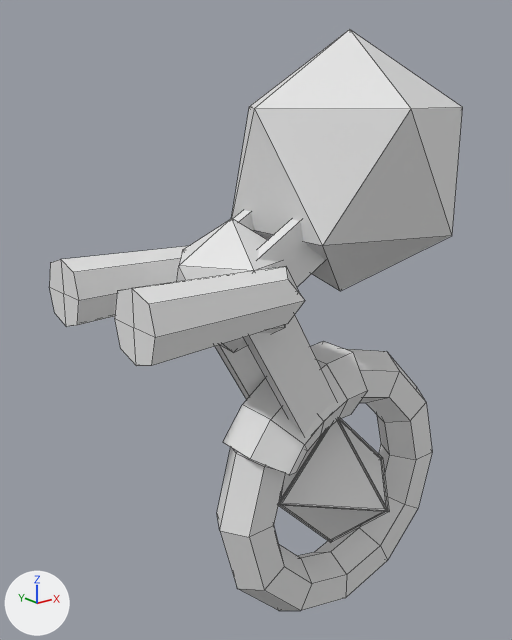
A saved change to the FBX model Assets/Characters/Enemy/Speed/Speed.fbx.
Camera for both pictures: a camera (50 mm lens) standing at (-1.16, -1.135, 1.276) and looking at (-0.188, 0.08, 0.789). The axes (+X, +Y, +Z) are drawn at lower left. The lights are the same throughout. Mesh edges are drawn as thin lines. Where no turn or scale is listed for an object, it has been applied to the vertices.

Objects in the first picture: 'Acceleratori', 'Core', 'Corpo', 'Giunto', 'Ruota', 'SostegnoSopra', 'SostegnoSotto', 'Supporto', 'Wire'.
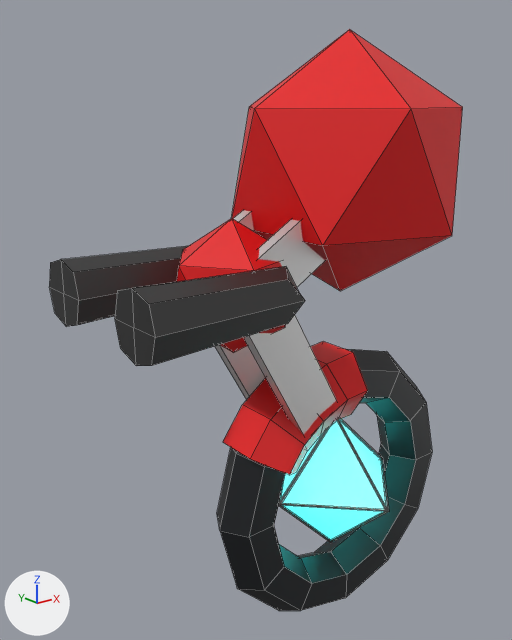
Location of each change, [x1, y1, x2, y2] in pixels of the pictures (512 x 640 px):
```json
{"object": "Corpo", "change": "recoloured", "before": [232, 29, 463, 291], "after": [232, 29, 463, 291], "on screen": "grey to red"}
{"object": "Ruota", "change": "recoloured", "before": [217, 349, 432, 611], "after": [217, 349, 432, 611]}
{"object": "Acceleratori", "change": "recoloured", "before": [49, 246, 305, 366], "after": [49, 246, 305, 366], "on screen": "grey to black"}
{"object": "Supporto", "change": "recoloured", "before": [223, 341, 368, 475], "after": [223, 341, 368, 475], "on screen": "grey to red"}
{"object": "Core", "change": "recoloured", "before": [280, 419, 386, 540], "after": [280, 419, 386, 540], "on screen": "grey to cyan"}
{"object": "Giunto", "change": "recoloured", "before": [177, 218, 286, 352], "after": [177, 218, 286, 352], "on screen": "white to red"}
```

The change, as JSON lines over the scene's bpy script:
```json
{"op": "add", "block": "mat_vernicerossa", "code": ["mat_vernicerossa = principled_material('VerniceRossa')", "mat_vernicerossa.base_color = (0.8, 0.00453, 0.00574)  # red #e70e11"]}
{"op": "add", "block": "mat_marmitte", "code": ["mat_marmitte = principled_material('Marmitte')", "mat_marmitte.base_color = (0.107, 0.107, 0.107)  # dark grey #5c5c5c", "mat_marmitte.metallic = 1.0"]}
{"op": "add", "block": "mat_core", "code": ["mat_core = principled_material('Core')", "mat_core.base_color = (0.8, 0.8, 0.8)  # white #e7e7e7", "mat_core.emission_color = (0.0, 1.0, 0.943)  # cyan #00fff9", "mat_core.emission_strength = 4.0"]}
{"op": "add", "block": "mat_gomma", "code": ["mat_gomma = principled_material('Gomma')", "mat_gomma.base_color = (0.00671, 0.00867, 0.0111)  # black #13171b"]}
{"block": "me_cylinder_002", "where": "me_cylinder_002.from_pydata(...)  # 30 vertices, 26 faces; spans x -0.174..0.135, y -0.102..0.102, z -0.13..0.124"}
{"op": "add", "block": "me_cylinder_002", "code": "me_cylinder_002.materials.append(mat_vernicerossa)  # red #e70e11"}
{"block": "me_cube_001", "where": "me_cube_001.from_pydata(...)  # 36 vertices, 32 faces; spans x -0.182..0.182, y -0.067..0.342, z -0.067..0.067"}
{"op": "add", "block": "me_cube_001", "code": "me_cube_001.materials.append(mat_marmitte)  # dark grey #5c5c5c"}
{"block": "me_torus", "where": "me_torus.from_pydata(...)  # 72 vertices, 72 faces; spans x -0.356..0.356, y -0.062..0.062, z -0.356..0.356"}
{"op": "add", "block": "me_torus", "code": "me_torus.materials.append(mat_gomma)  # black #13171b"}
{"block": "me_icosphere_001", "where": "me_icosphere_001.from_pydata(...)  # 12 vertices, 20 faces; spans x -0.127..0.127, y -0.121..0.121, z -0.143..0.143"}
{"op": "add", "block": "me_icosphere_001", "code": "me_icosphere_001.materials.append(mat_vernicerossa)  # red #e70e11"}
{"block": "me_icosphere_002", "where": "me_icosphere_002.from_pydata(...)  # 12 vertices, 20 faces; spans x -0.255..0.255, y -0.242..0.242, z -0.285..0.285"}
{"op": "add", "block": "me_icosphere_002", "code": "me_icosphere_002.materials.append(mat_vernicerossa)  # red #e70e11"}
{"block": "me_solid", "where": "me_solid.from_pydata(...)  # 6 vertices, 8 faces; spans x -0.182..0.182, y -0.182..0.182, z -0.182..0.182"}
{"op": "add", "block": "me_solid", "code": "me_solid.materials.append(mat_core)  # white #e7e7e7"}
```
